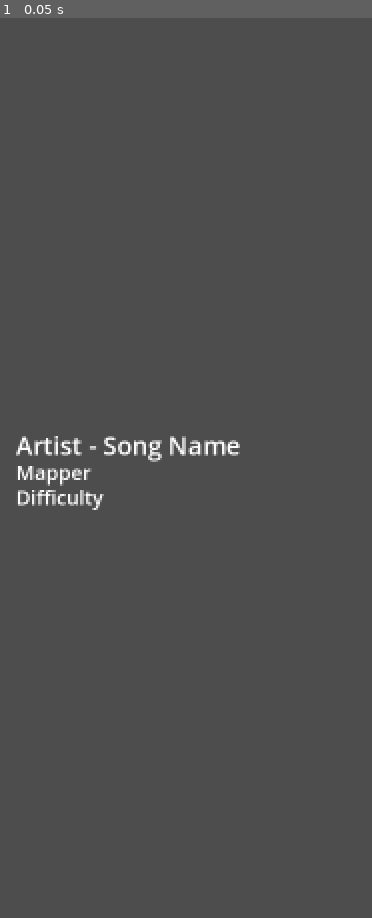
Above: before the commit, frame 1.
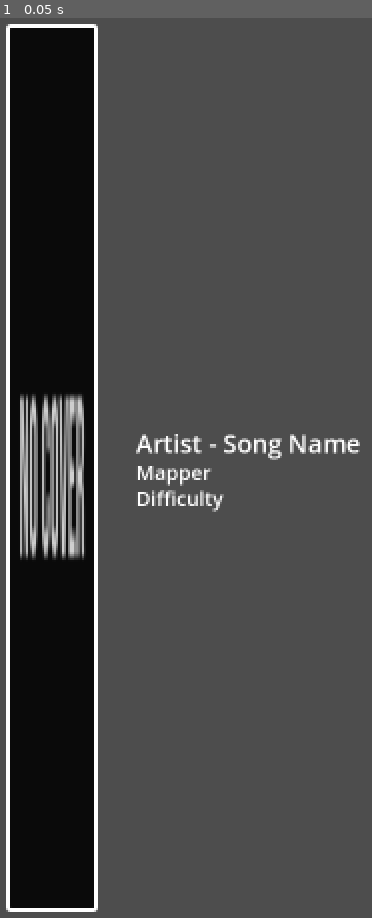
Above: after the commit, the same moment.

Repository: anthony-63/FluxV3
Game: Godot game, scene res://prefabs/map_button.tscn
The game is run twice, just before and just after one commit, with the same random seed, the same clock (stepped at 60 frames per second) and the same inputs. This scene is started directly instead of the project's main scene.
Inputs:
- Up to frame 1 (0.05 s): no input

The runs differ from the first frame. In frame 1, 25% of the frame differs, in the area x 1-97%, y 0-100%.

Commit message:
new maplist design

Diff:
--- a/prefabs/map_button.tscn
+++ b/prefabs/map_button.tscn
@@ -1,4 +1,27 @@
-[gd_scene load_steps=3 format=3 uid="uid://b67bkdae6v07m"]
+[gd_scene load_steps=8 format=3 uid="uid://b67bkdae6v07m"]
+
+[ext_resource type="Texture2D" uid="uid://c0l8mfawm6f5g" path="res://assets/skins/Default/cover_placeholder.png" id="1_n6p70"]
+
+[sub_resource type="StyleBoxFlat" id="StyleBoxFlat_763aj"]
+bg_color = Color(0.151276, 0.151276, 0.151276, 0.827451)
+corner_radius_top_left = 16
+corner_radius_top_right = 16
+corner_radius_bottom_right = 16
+corner_radius_bottom_left = 16
+
+[sub_resource type="StyleBoxFlat" id="StyleBoxFlat_rrh17"]
+bg_color = Color(0.051971, 0.0519709, 0.051971, 0.827451)
+corner_radius_top_left = 16
+corner_radius_top_right = 16
+corner_radius_bottom_right = 16
+corner_radius_bottom_left = 16
+
+[sub_resource type="Theme" id="Theme_wcu67"]
+Button/styles/disabled = SubResource("StyleBoxFlat_763aj")
+Button/styles/focus = SubResource("StyleBoxFlat_763aj")
+Button/styles/hover = SubResource("StyleBoxFlat_763aj")
+Button/styles/normal = SubResource("StyleBoxFlat_rrh17")
+Button/styles/pressed = SubResource("StyleBoxFlat_763aj")
 
 [sub_resource type="LabelSettings" id="LabelSettings_j3wn3"]
 font_size = 25
@@ -6,21 +29,35 @@
 [sub_resource type="LabelSettings" id="LabelSettings_yigvh"]
 font_size = 20
 
+[sub_resource type="StyleBoxFlat" id="StyleBoxFlat_xrlbu"]
+bg_color = Color(0.6, 0.6, 0.6, 0)
+border_width_left = 4
+border_width_top = 4
+border_width_right = 4
+border_width_bottom = 4
+border_color = Color(1, 1, 1, 1)
+corner_radius_top_left = 4
+corner_radius_top_right = 4
+corner_radius_bottom_right = 4
+corner_radius_bottom_left = 4
+
 [node name="MapButton" type="MapButton"]
-custom_minimum_size = Vector2(426, 100)
+clip_contents = true
+custom_minimum_size = Vector2(426, 104)
 offset_right = 982.0
-offset_bottom = 100.0
+offset_bottom = 104.0
 size_flags_horizontal = 3
+theme = SubResource("Theme_wcu67")
 
 [node name="ArtistSongName" type="Label" parent="."]
 layout_mode = 1
 anchors_preset = 15
 anchor_right = 1.0
 anchor_bottom = 1.0
-offset_left = 16.0
-offset_top = 10.0
-offset_right = -1.0
-offset_bottom = -55.0
+offset_left = 136.0
+offset_top = 8.0
+offset_right = 119.0
+offset_bottom = -57.0
 grow_horizontal = 2
 grow_vertical = 2
 text = "Artist - Song Name"
@@ -33,9 +70,9 @@
 anchors_preset = 15
 anchor_right = 1.0
 anchor_bottom = 1.0
-offset_left = 16.0
+offset_left = 136.0
 offset_top = 37.0
-offset_right = -1.0
+offset_right = 119.0
 offset_bottom = -28.0
 grow_horizontal = 2
 grow_vertical = 2
@@ -49,13 +86,36 @@
 anchors_preset = 15
 anchor_right = 1.0
 anchor_bottom = 1.0
-offset_left = 16.0
-offset_top = 62.0
-offset_right = -1.0
-offset_bottom = -3.0
+offset_left = 136.0
+offset_top = 63.0
+offset_right = 119.0
+offset_bottom = -2.0
 grow_horizontal = 2
 grow_vertical = 2
 text = "Difficulty"
 label_settings = SubResource("LabelSettings_yigvh")
 vertical_alignment = 1
 clip_text = true
+
+[node name="Cover" type="TextureRect" parent="."]
+layout_mode = 1
+anchors_preset = 9
+anchor_bottom = 1.0
+offset_left = 8.0
+offset_top = 8.0
+offset_right = 96.0
+offset_bottom = -8.0
+grow_vertical = 2
+texture = ExtResource("1_n6p70")
+expand_mode = 5
+
+[node name="Panel" type="Panel" parent="."]
+layout_mode = 1
+anchors_preset = 9
+anchor_bottom = 1.0
+offset_left = 6.0
+offset_top = 6.0
+offset_right = 98.0
+offset_bottom = -6.0
+grow_vertical = 2
+theme_override_styles/panel = SubResource("StyleBoxFlat_xrlbu")
--- a/scenes/menu.tscn
+++ b/scenes/menu.tscn
@@ -13,6 +13,10 @@
 
 [sub_resource type="StyleBoxFlat" id="StyleBoxFlat_patc4"]
 bg_color = Color(0.0745098, 0.0745098, 0.0745098, 0.894118)
+
+[sub_resource type="Theme" id="Theme_rg211"]
+GridContainer/constants/h_separation = 12
+GridContainer/constants/v_separation = 8
 
 [sub_resource type="StyleBoxFlat" id="StyleBoxFlat_mjhed"]
 bg_color = Color(0.0728427, 0.0728426, 0.0728426, 1)
@@ -129,7 +133,6 @@
 stretch_mode = 4
 
 [node name="Maplist" type="Maplist" parent="Viewports"]
-visible = false
 anchors_preset = 15
 anchor_right = 1.0
 anchor_bottom = 1.0
@@ -172,10 +175,10 @@
 anchors_preset = 15
 anchor_right = 1.0
 anchor_bottom = 1.0
-offset_left = 10.0
-offset_top = 86.0
-offset_right = -7.0
-offset_bottom = -56.0
+offset_left = 16.0
+offset_top = 96.0
+offset_right = -16.0
+offset_bottom = -60.0
 grow_horizontal = 2
 grow_vertical = 2
 
@@ -183,12 +186,14 @@
 layout_mode = 2
 size_flags_horizontal = 3
 size_flags_vertical = 3
+theme = SubResource("Theme_rg211")
 columns = 2
 
 [node name="Music" type="AudioStreamPlayer" parent="Viewports/Maplist"]
 bus = &"Music"
 
 [node name="SettingsMenu" type="SettingsMenu" parent="Viewports"]
+visible = false
 anchors_preset = 8
 anchor_left = 0.5
 anchor_top = 0.5
Binary file added: assets/skins/Default/cover_placeholder.png
Not shown, added: assets/skins/Default/cover_placeholder.png.import
Not shown: 1 places in scenes/menu.tscn that only renumber resources
Not shown, changed: rust/Cargo.toml
Not shown, changed: rust/src/content/maps/beatmapset.rs
Not shown, changed: rust/src/game/cursor.rs
Not shown, changed: rust/src/menu/maplist/map_button.rs
